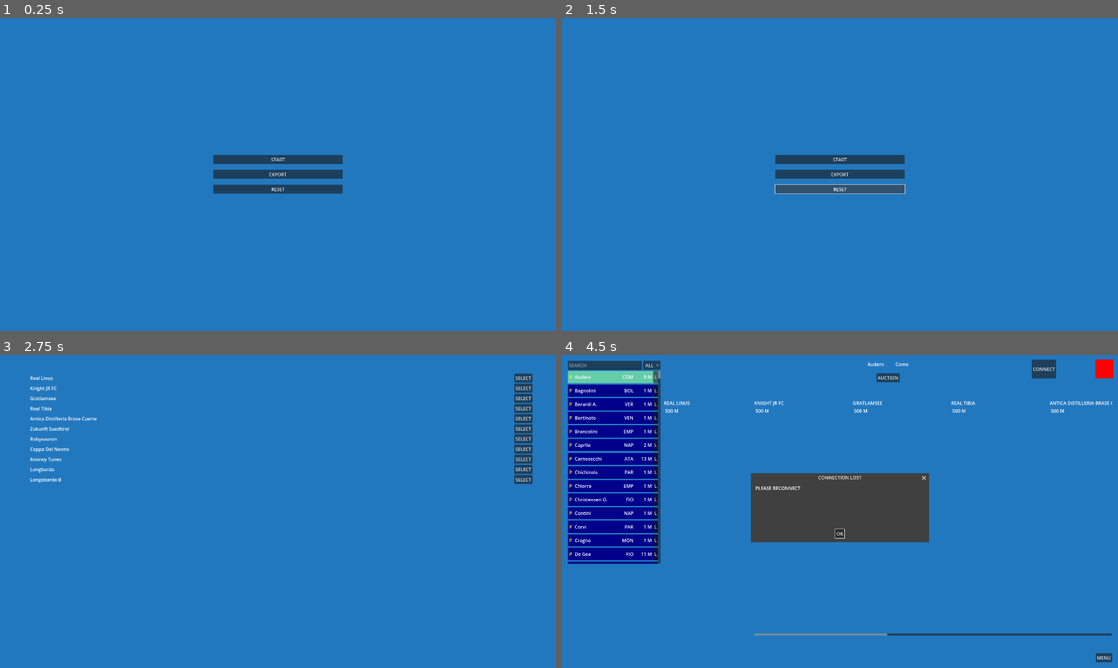
Above: before the commit, frames 1-4 (two rows, left to right).
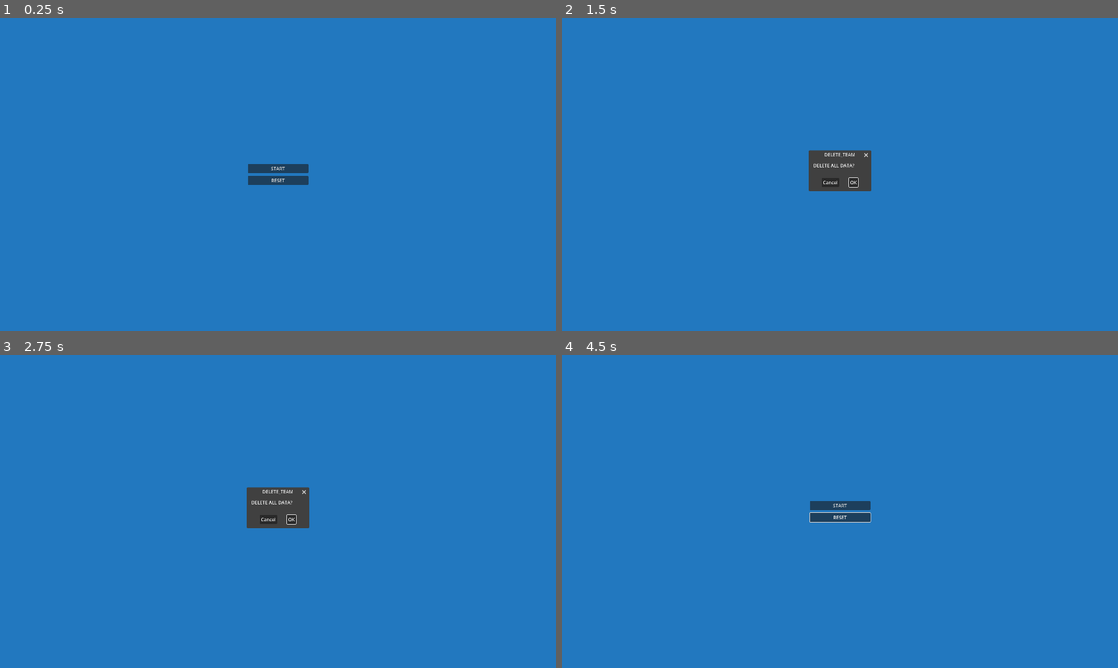
Above: after the commit, the same moments.

Repository: dulvui/condor
Game: Godot game, scene res://src/screens/menu/menu.tscn
Two runs of this game, one before a commit and one after it. Both use one fixed random seed, a clock stepped at 60 frames per second and the inputs below.
Inputs (mouse positions are in pixels of both pictures, inside the frame that each line leads up to):
- Up to frame 1 (0.25 s): no input
- Up to frame 2 (1.5 s): click (840, 174) at 0.5 s, where only the run before the commit has a clickable "EXPORT"; click "RESET" at 1.25 s
- Up to frame 3 (2.75 s): click "START" at 2 s
- Up to frame 4 (4.5 s): click (840, 505) at 2.75 s, where only the run after the commit has a clickable "START"; click (851, 520) at 3.5 s, where only the run after the commit has a clickable "OK"; click (1084, 376) at 4.25 s, where only the run before the commit has a clickable "SELECT"

The runs differ from the first frame. In frame 1, 2.2% of the frame differs, in the area x 38-62%, y 43-57%; in frame 2, 2.6%; in frame 3, 3.1%; in frame 4, 19%, in the area x 1-100%, y 1-99%.

Commit message:
improve admin sections

Diff:
--- a/app/src/classes/team.gd
+++ b/app/src/classes/team.gd
@@ -4,7 +4,7 @@
 
 class_name Team
 
-var slots:Dictionary = {
+var slots: Dictionary = {
 	"P" : 3,
 	"D" : 8,
 	"C" : 8,
--- a/app/src/config.gd
+++ b/app/src/config.gd
@@ -55,7 +55,6 @@
 
 func reset_data() -> void:
 	active_time = 30
-	is_admin = false
 	teams = _get_default_teams()
 	active_team_id = -1
 	next_team_id = 0
--- a/app/src/screens/menu/menu.gd
+++ b/app/src/screens/menu/menu.gd
@@ -4,12 +4,15 @@
 
 extends Control
 
+@onready var admin_section: VBoxContainer = $Buttons/AdminSection
+@onready var reset_dialog: ConfirmationDialog = $ResetDialog
+
+
 func _ready() -> void:
-	$VBoxContainer/Teams.visible = Config.is_admin
-	$AdminActive.visible = Config.is_admin
+	admin_section.visible = Config.is_admin
+	# always close server connection in menu
+	Client.close()
 
-	# always close client in menu
-	Client.close()
 
 func _on_start_pressed() -> void:
 	get_tree().change_scene_to_file("res://src/screens/teams/teams.tscn")
@@ -20,12 +23,12 @@
 
 
 func _on_export_pressed() -> void:
-	var timestamp:float = Time.get_unix_time_from_system()
-	var file:FileAccess = FileAccess.open("user://players-%d.csv"%timestamp, FileAccess.WRITE)
+	var timestamp: float = Time.get_unix_time_from_system()
+	var file: FileAccess = FileAccess.open("user://players-%d.csv"%timestamp, FileAccess.WRITE)
 
 	var content: String = "";
 
-	var export_teams:Dictionary = {}
+	var export_teams: Dictionary = {}
 	for team in Config.teams:
 		export_teams[team.id] = {
 			"name": team.name,
@@ -37,23 +40,24 @@
 			export_teams[player.team_id].players.append(player)
 
 	for team in export_teams.values():
-		var team_line:PackedStringArray = PackedStringArray()
+		var team_line: PackedStringArray = PackedStringArray()
 		team_line.append_array(["$", "$", "$"])
 		file.store_csv_line(team_line)
 		for player in team.players:
-			var player_line:PackedStringArray = PackedStringArray()
+			var player_line: PackedStringArray = PackedStringArray()
 			player_line.append_array([team.name, player.id, player.price])
 			file.store_csv_line(player_line)
 
 
-func _on_admin_pressed() -> void:
-	Config.is_admin = not Config.is_admin
-	$VBoxContainer/Teams.visible = Config.is_admin
-	$AdminActive.visible = Config.is_admin
+func _on_reset_pressed() -> void:
+	reset_dialog.popup_centered()
 
 
-func _on_reset_pressed() -> void:
-	# TODO asck confirm
+func _on_reset_dialog_confirmed() -> void:
 	Config.reset_data()
-	$VBoxContainer/Teams.visible = Config.is_admin
-	$AdminActive.visible = Config.is_admin
+	admin_section.visible = Config.is_admin
+
+
+func _on_admin_button_pressed() -> void:
+	Config.is_admin = not Config.is_admin
+	admin_section.visible = Config.is_admin
--- a/app/src/screens/menu/menu.tscn
+++ b/app/src/screens/menu/menu.tscn
@@ -19,37 +19,55 @@
 grow_horizontal = 2
 grow_vertical = 2
 
-[node name="VBoxContainer" type="VBoxContainer" parent="."]
+[node name="Buttons" type="VBoxContainer" parent="."]
 layout_mode = 1
 anchors_preset = 8
 anchor_left = 0.5
 anchor_top = 0.5
 anchor_right = 0.5
 anchor_bottom = 0.5
-offset_left = -224.0
-offset_top = -136.0
-offset_right = 224.0
-offset_bottom = 136.0
+offset_left = -104.5
+offset_top = -101.0
+offset_right = 104.5
+offset_bottom = 101.0
 grow_horizontal = 2
 grow_vertical = 2
-theme_override_constants/separation = 20
+theme_override_constants/separation = 40
+alignment = 1
+metadata/_edit_use_anchors_ = true
+
+[node name="DefaultSection" type="VBoxContainer" parent="Buttons"]
+layout_mode = 2
+theme_override_constants/separation = 10
 alignment = 1
 
-[node name="Start" type="Button" parent="VBoxContainer"]
+[node name="Start" type="Button" parent="Buttons/DefaultSection"]
 layout_mode = 2
 text = "START"
 
-[node name="Teams" type="Button" parent="VBoxContainer"]
+[node name="Reset" type="Button" parent="Buttons/DefaultSection"]
+layout_mode = 2
+text = "RESET"
+
+[node name="AdminSection" type="VBoxContainer" parent="Buttons"]
+visible = false
+layout_mode = 2
+theme_override_constants/separation = 10
+alignment = 1
+
+[node name="AdminActive" type="Label" parent="Buttons/AdminSection"]
+layout_mode = 2
+text = "ADMIN"
+horizontal_alignment = 1
+metadata/_edit_use_anchors_ = true
+
+[node name="Teams" type="Button" parent="Buttons/AdminSection"]
 layout_mode = 2
 text = "TEAMS"
 
-[node name="Export" type="Button" parent="VBoxContainer"]
+[node name="Export" type="Button" parent="Buttons/AdminSection"]
 layout_mode = 2
 text = "EXPORT"
-
-[node name="Reset" type="Button" parent="VBoxContainer"]
-layout_mode = 2
-text = "RESET"
 
 [node name="Homepage" type="LinkButton" parent="."]
 visible = false
@@ -72,7 +90,7 @@
 structured_text_bidi_override = 1
 metadata/_edit_use_anchors_ = true
 
-[node name="Admin" type="Button" parent="."]
+[node name="AdminButton" type="Button" parent="."]
 modulate = Color(1, 1, 1, 0)
 layout_mode = 2
 anchor_left = 0.029
@@ -86,20 +104,15 @@
 theme_override_font_sizes/font_size = 32
 text = "ADMIN"
 
-[node name="AdminActive" type="Label" parent="."]
-layout_mode = 1
-anchors_preset = -1
-anchor_left = 0.770833
-anchor_top = 0.916667
-anchor_right = 0.954333
-anchor_bottom = 0.948444
-offset_right = -0.320007
-offset_bottom = -0.32
-text = "ADMIN"
-metadata/_edit_use_anchors_ = true
+[node name="ResetDialog" type="ConfirmationDialog" parent="."]
+auto_translate_mode = 1
+title = "DELETE_TEAM"
+size = Vector2i(200, 102)
+dialog_text = "DELETE ALL DATA?"
 
-[connection signal="pressed" from="VBoxContainer/Start" to="." method="_on_start_pressed"]
-[connection signal="pressed" from="VBoxContainer/Teams" to="." method="_on_teams_pressed"]
-[connection signal="pressed" from="VBoxContainer/Export" to="." method="_on_export_pressed"]
-[connection signal="pressed" from="VBoxContainer/Reset" to="." method="_on_reset_pressed"]
-[connection signal="pressed" from="Admin" to="." method="_on_admin_pressed"]
+[connection signal="pressed" from="Buttons/DefaultSection/Start" to="." method="_on_start_pressed"]
+[connection signal="pressed" from="Buttons/DefaultSection/Reset" to="." method="_on_reset_pressed"]
+[connection signal="pressed" from="Buttons/AdminSection/Teams" to="." method="_on_teams_pressed"]
+[connection signal="pressed" from="Buttons/AdminSection/Export" to="." method="_on_export_pressed"]
+[connection signal="pressed" from="AdminButton" to="." method="_on_admin_button_pressed"]
+[connection signal="confirmed" from="ResetDialog" to="." method="_on_reset_dialog_confirmed"]
--- a/app/src/screens/teams/teams.gd
+++ b/app/src/screens/teams/teams.gd
@@ -6,10 +6,11 @@
 
 const TeamBox: PackedScene = preload("res://src/screens/teams/team_box/team_box.tscn")
 
-@onready var add_player:HBoxContainer = $HBoxContainer
-@onready var add_button:Button = $HBoxContainer/Add
-@onready var name_edit:LineEdit = $HBoxContainer/Name
-@onready var team_list:VBoxContainer = $ScrollContainer/List
+@onready var add_player:HBoxContainer = $VBoxContainer/TeamAdd
+@onready var add_button:Button = $VBoxContainer/TeamAdd/Add
+@onready var name_edit:LineEdit = $VBoxContainer/TeamAdd/Name
+@onready var team_list:VBoxContainer = $VBoxContainer/ScrollContainer/List
+
 
 var team_to_delte:Team
 
--- a/app/src/screens/teams/teams.tscn
+++ b/app/src/screens/teams/teams.tscn
@@ -21,50 +21,49 @@
 grow_horizontal = 2
 grow_vertical = 2
 
-[node name="ScrollContainer" type="ScrollContainer" parent="."]
+[node name="VBoxContainer" type="VBoxContainer" parent="."]
 layout_mode = 1
-anchors_preset = -1
-anchor_left = 0.0541667
-anchor_top = 0.0592593
-anchor_right = 0.958333
-anchor_bottom = 0.822222
+anchors_preset = 8
+anchor_left = 0.5
+anchor_top = 0.5
+anchor_right = 0.5
+anchor_bottom = 0.5
+offset_left = -927.0
+offset_top = -507.0
+offset_right = 918.0
+offset_bottom = 516.0
 grow_horizontal = 2
 grow_vertical = 2
+
+[node name="ScrollContainer" type="ScrollContainer" parent="VBoxContainer"]
+layout_mode = 2
+size_flags_vertical = 3
 metadata/_edit_use_anchors_ = true
 
-[node name="List" type="VBoxContainer" parent="ScrollContainer"]
+[node name="List" type="VBoxContainer" parent="VBoxContainer/ScrollContainer"]
 layout_mode = 2
 size_flags_horizontal = 3
 
-[node name="HBoxContainer" type="HBoxContainer" parent="."]
-layout_mode = 1
-anchors_preset = -1
-anchor_left = 0.142708
-anchor_top = 0.903593
-anchor_right = 0.958292
-anchor_bottom = 0.958963
-offset_top = 0.119995
-offset_right = 0.0799561
-offset_bottom = 0.319946
-grow_horizontal = 2
-grow_vertical = 0
+[node name="TeamAdd" type="HBoxContainer" parent="VBoxContainer"]
+layout_mode = 2
 metadata/_edit_use_anchors_ = true
 
-[node name="Name" type="LineEdit" parent="HBoxContainer"]
+[node name="Name" type="LineEdit" parent="VBoxContainer/TeamAdd"]
 layout_mode = 2
 size_flags_horizontal = 3
 
-[node name="Add" type="Button" parent="HBoxContainer"]
+[node name="Add" type="Button" parent="VBoxContainer/TeamAdd"]
 layout_mode = 2
 text = "ADD"
 
-[node name="VSeparator" type="VSeparator" parent="HBoxContainer"]
+[node name="VSeparator" type="VSeparator" parent="VBoxContainer/TeamAdd"]
 modulate = Color(1, 1, 1, 0)
 custom_minimum_size = Vector2(200, 0)
 layout_mode = 2
 
-[node name="Menu" type="Button" parent="HBoxContainer"]
+[node name="Menu" type="Button" parent="VBoxContainer"]
 layout_mode = 2
+size_flags_horizontal = 8
 text = "MENU"
 metadata/_edit_use_anchors_ = true
 
@@ -78,6 +77,6 @@
 offset_right = 192.0
 offset_bottom = 42.0
 
-[connection signal="pressed" from="HBoxContainer/Add" to="." method="_on_add_pressed"]
-[connection signal="pressed" from="HBoxContainer/Menu" to="." method="_on_menu_pressed"]
+[connection signal="pressed" from="VBoxContainer/TeamAdd/Add" to="." method="_on_add_pressed"]
+[connection signal="pressed" from="VBoxContainer/Menu" to="." method="_on_menu_pressed"]
 [connection signal="confirmed" from="DeleteDialog" to="." method="_on_delete_dialog_confirmed"]
